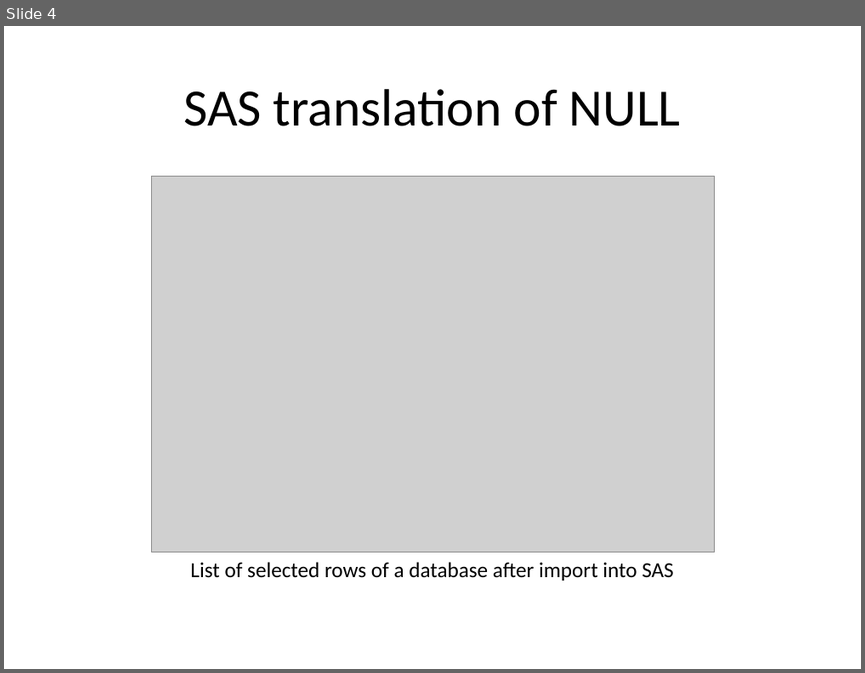
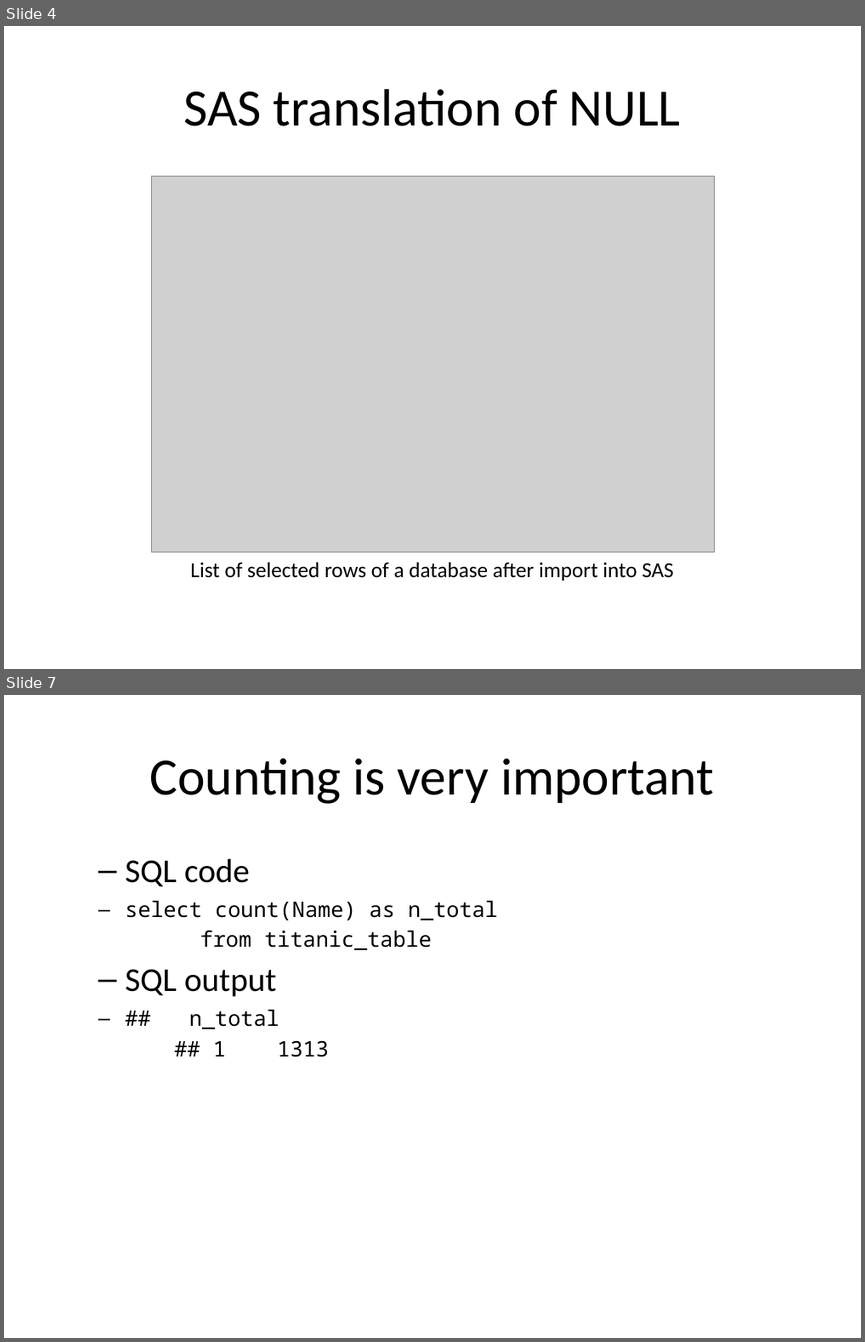
Before and after one commit to pmean/introduction-to-sql, a slide deck: src/null-values.pptx. Shown one above the other, each under a label of ours: slide 4 before the commit, slides 4 and 7 after it; the slides between them are not shown. The pictures are 865x673 and 865x1342 pixels, drawn with LibreOffice and Linux fonts; fonts in the diff are those of the drawing; grey boxes stand for pictures. Boxes give left, top, right and bottom in pixels: in the first picture for what was removed or moved away, otherwise in the second. Text is boxed around its words. In the diff, an @@ line names an element or a change of style, - is before the commit and + after.

```diff
--- a/src/null-values.pptx
+++ b/src/null-values.pptx
@@ slide 7 added at (4,695,861,1338), background #FFFFFF @@
@@ title added at (150,758,714,804), 44 pt, text #000000 @@
+Counting is very important
@@ text added at (125,858,498,1057), 18 pt, text #000000 @@
+  – SQL code
+select count(Name) as n_total
+from titanic_table
+  – SQL output
+## n_total
+## 1 1313
```
Also in this commit, not shown: 2 slides changed, 14 other slides added, 2 other files.
